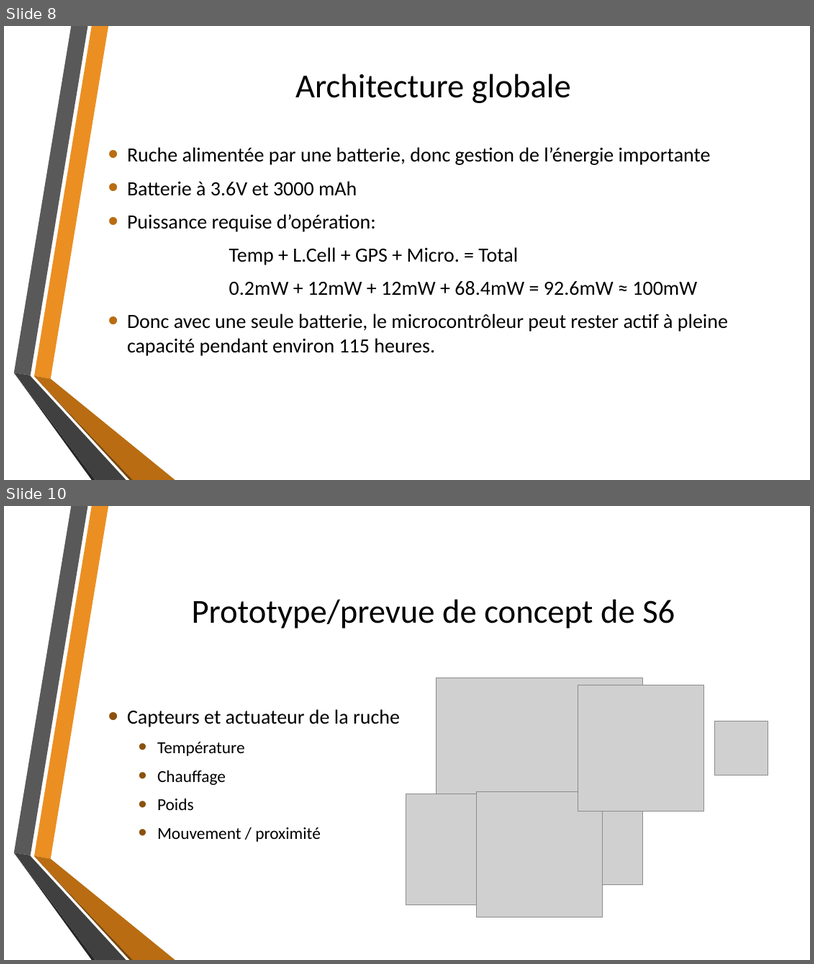
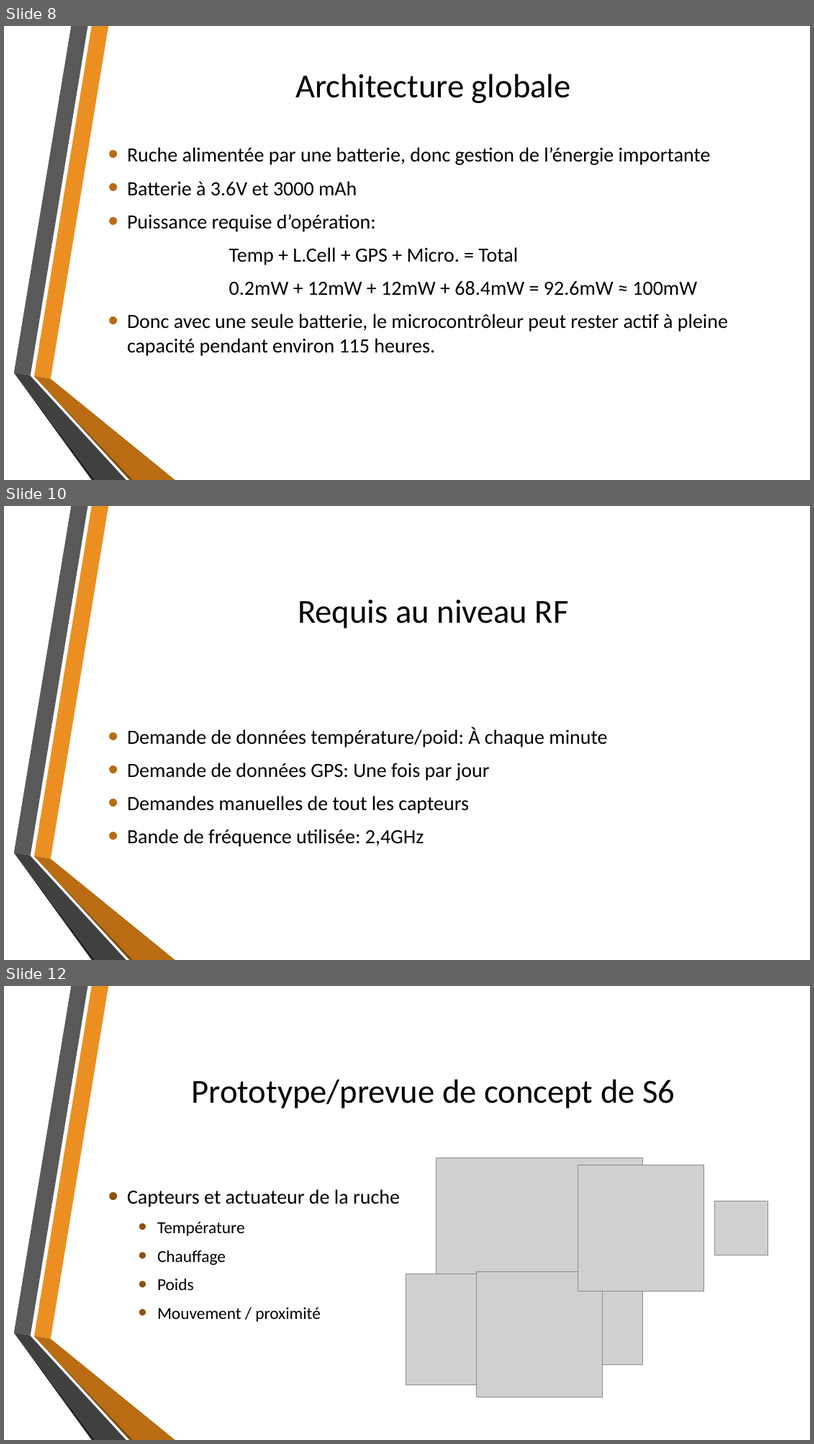
Before and after one commit to fisj2002/Projet_S6_Documentation, a slide deck: Dossier de Conception.pptx. Shown one above the other, each under a label of ours: slides 8 and 10 before the commit, slides 8, 10 and 12 after it; the slides between them are not shown. The pictures are 814x964 and 814x1444 pixels, drawn with LibreOffice and Linux fonts; fonts in the diff are those of the drawing; grey boxes stand for pictures; background and template pictures are left out. Boxes give left, top, right and bottom in pixels: in the first picture for what was removed or moved away, otherwise in the second. Text is boxed around its words. In the diff, an @@ line names an element or a change of style, - is before the commit and + after.

Commit message:
Ajout Requis RF

```diff
--- a/Dossier de Conception.pptx
+++ b/Dossier de Conception.pptx
@@ slide 10 added at box(4, 506, 810, 960), background picture (left out); not listed: 6 template elements that a slide beside it also shows @@
@@ title added at box(298, 600, 569, 628), 40 pt, text #000000 @@
+Requis au niveau RF
@@ text added at box(127, 727, 607, 847), 24 pt, text #000000 @@
+• Demande de données température/poid: À chaque minute
+• Demande de données GPS: Une fois par jour
+• Demandes manuelles de tout les capteurs
+• Bande de fréquence utilisée: 2,4GHz
@@ what was slide 10 is now slide 12 @@
```
Also in this commit, not shown: 1 slide changed, 1 other slide added.
